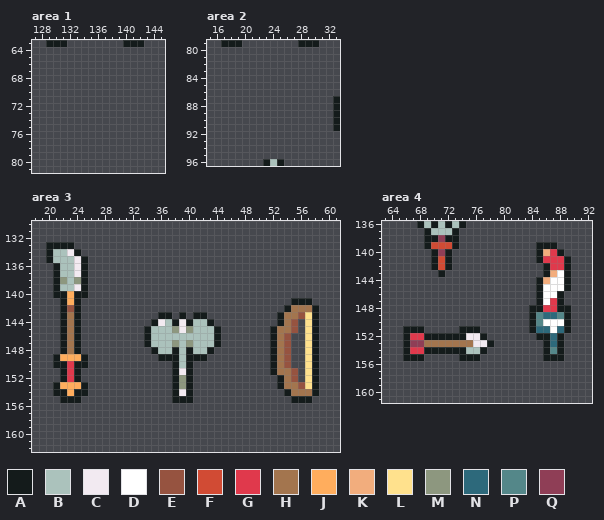
Pixel-art file -- art/NinjaAdventure/items/items_trans_weapons.aseprite. The picture above was drawn from the file before the commit.
160x176 pixels, 1 frame. Colours within 5 levels of each other are drawn and written as one. Shown: area 1: x 127..145, y 63..81; area 2: x 15..33, y 79..96; area 3: x 18..61, y 130..162; area 4: x 63..92, y 136..161. The commit also changed other parts of the picture, which this record leaves out.
Palette (. is transparent): A #141b1b  B #abc2bc  C #f2eaf1  D #ffffff  E #965340  F #d14b34  G #e0394c  H #a3754e  J #ffad5d  K #f2ad7d  L #ffe18d  M #8d977f  N #2d697b  P #548789  Q #8f3e56
Pixels before, area 1, first column x 129:
63 AAA........AAA
Pixels before, area 2, first column x 17:
79 AAA........AAA...
80 .................
81 .................
82 .................
83 .................
84 .................
85 .................
86 .................
87 ................A
88 ................A
89 ................A
90 ................A
91 ................A
92 .................
93 .................
94 .................
95 .................
96 ......ABA........
Pixels before, area 3, first column x 20:
133 AAAA...................................
134 ABBCA..................................
135 ABBBCA.................................
136 .ABBCA.................................
137 .ABBCA.................................
138 .AMBMA.................................
139 .ABBCA.................................
140 .AAJAA.................................
141 ..AJA..............................AAA.
142 ..AEA.............................AHHHA
143 ..AHA...........AA.A.AA..........AHHELA
144 ..AHA..........ACBACABBA.........AHE.LA
145 ..AHA.........ABBBMCMBBBA.......AHHE.LA
146 ..AHA.........ABBBBBBBBBA.......AHE..LA
147 ..AHA.........ABBBMBMBBBA.......AHE..LA
148 ..AHA..........ABBABABBA........AHE..LA
149 .AJJJA..........AAABAAA.........AHE..LA
150 .AAGAA............ABA...........AHE..LA
151 ..AGA.............ACA...........AHHE.LA
152 ..AGA.............AMA............AHE.LA
153 .AJJJA............AMA............AHHELA
154 .AAJAA............ACA.............AHHHA
155 ..AAA.............AAA..............AAA.
Pixels before, area 4, first column x 66:
136 ..ABABABA...............
137 ...ABBBA................
138 ...AAQAA................
139 ...AFFFA...........AAA..
140 ....AQA............AKGA.
141 ....AFA............AGGGA
142 ....AFA.............AGGA
143 .....A..............AKDA
144 ...................AKDDA
145 ...................ADDDA
146 ...................ADDA.
147 ...................ADGA.
148 ..................AAGGAA
149 ..................APNNPA
150 ..................APDDDA
151 AAA.....AAA.......ANNDNA
152 AGGAAAAAACCA.......AANA.
153 AQQHHHHHHHCCA.......ANA.
154 AGGAAAAAABBA........APA.
155 AAA.....AAA.........AAA.
Once edited:
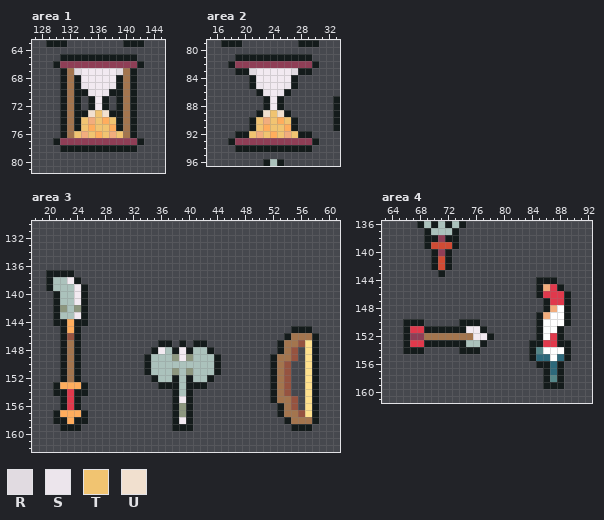
Colours new in this view: R #e1dbe1  S #ece5ec  T #f1c471  U #f1e0cf
The edit:
Changed rows in their new state; - is an unchanged pixel.
Area 1:
first column x 130:
65 -AAAAAAAAAAA-
66 AQQQQQQQQQQQA
67 -AHRCCCCCRHA-
68 -AHACCCCCAHA-
69 -AHASCCCSAHA-
70 -AHAASCSAAHA-
71 -AHA-ACA-AHA-
72 -AHA-ACA-AHA-
73 -AHAAUTUAAHA-
74 -AHATKTJTAHA-
75 -AHATJTTJAHA-
76 -AHTKTJTKTHA-
77 AQQQQQQQQQQQA
78 -AAAAAAAAAAA-
Area 2:
first column x 18:
81 -AAAAAAAAAAA-
82 AQQQQQQQQQQQA
83 -AARCCCCCRAA-
84 ---ACCCCCA---
85 ---ASCCCSA---
86 ----ASCSA----
87 -----ACA-----
88 -----ACA-----
89 ----AUTUA----
90 ---ATKTJTA---
91 ---ATJTTJA---
92 -AATKTJTKTAA-
93 AQQQQQQQQQQQA
94 -AAAAAAAAAAA-
Area 3:
first column x 20:
133 ....-----------------------------------
134 .....----------------------------------
135 ......---------------------------------
136 -.....---------------------------------
137 A-AA..---------------------------------
138 ABBCA.---------------------------------
139 AB-------------------------------------
140 --BBC----------------------------------
141 -ABBCA-----------------------------...-
142 -AMBMA----------------------------.....
143 -ABBCA----------..-.-..----------......
144 -A-J-A---------.........---------...-..
145 ---J----------...........-------...AAA.
146 ---E----------...........-------..AHHH-
147 --------------..AA.A.AA..-------.AHHE--
148 ----------------C--C------------.AHE---
149 -.AHA.--------ABBBMCMBBBA---------HE---
150 -.-H-.--------ABBBB-BBBBA--------------
151 ---H----------ABBBMBMBBBA---------E.---
152 ---H-----------ABB-B-BBA--------AHE.---
153 ----------------AA-B-AA---------AHE..--
154 ---G---------------B------------AHE..L-
155 ---G---------------C------------AHHE.LA
156 --AGA-------------AMA------------AHE-LA
157 -AJJJA------------AMA------------AHHELA
158 -AAJAA------------ACA-------------AHHHA
159 --AAA-------------AAA--------------AAA-
Area 4:
first column x 66:
139 -------------------...--
140 -------------------....-
141 -------------------.....
142 --------------------....
143 --------------------....
144 --------------------AA..
145 --------------------KGA.
146 --------------------GGGA
147 -------------------.A-GA
148 ------------------..AKD-
149 ------------------.AKDD-
150 AAA-----AAA-------.A----
151 -GGAAAAA-CCA------.AD-A.
152 -QQHHHHHHH-CA-------DG--
153 -GGAAAAAABBA.-----AAGG-A
154 -AA.....-AA.------APDDDA
155 ...-----...-------ANNDNA
156 -------------------AANA-
157 --------------------ANA-
158 --------------------APA-
159 --------------------AAA-
Pixel boxes of the changes (left, top, right, bottom) in both pictures:
added: (53, 54, 144, 152)
added: (228, 54, 319, 152)
changed: (46, 242, 88, 431)
changed: (270, 298, 319, 431)
changed: (144, 312, 221, 431)
changed: (529, 242, 571, 389)
changed: (403, 319, 494, 361)
